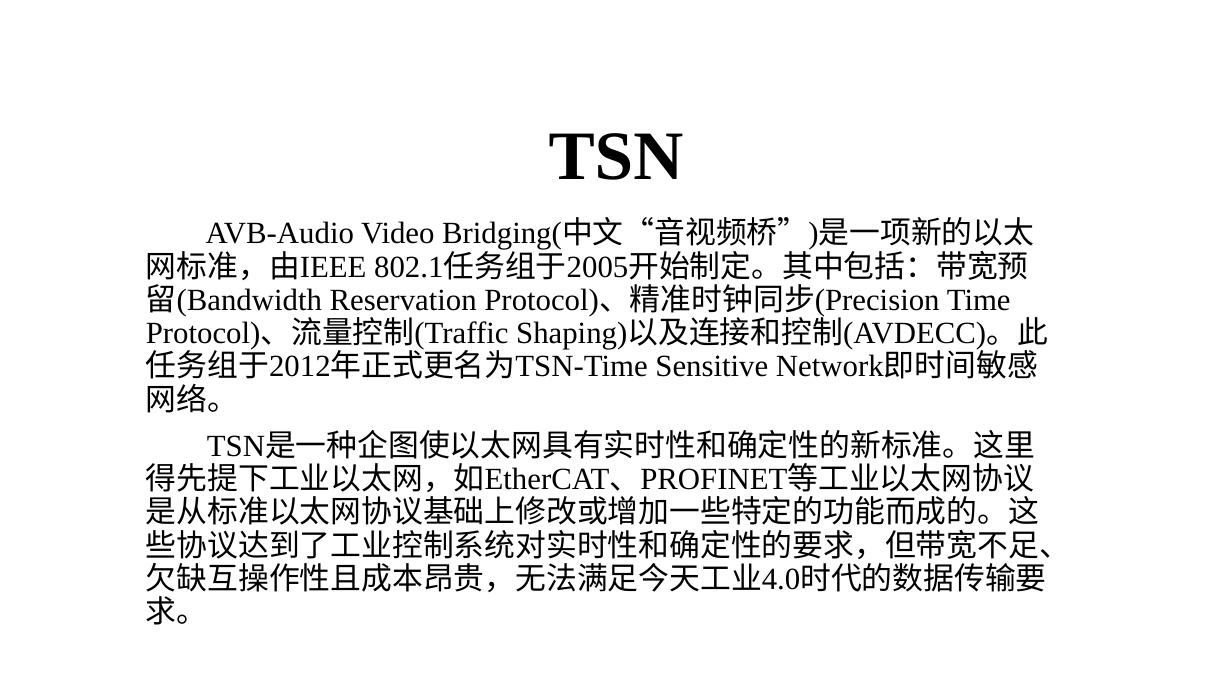
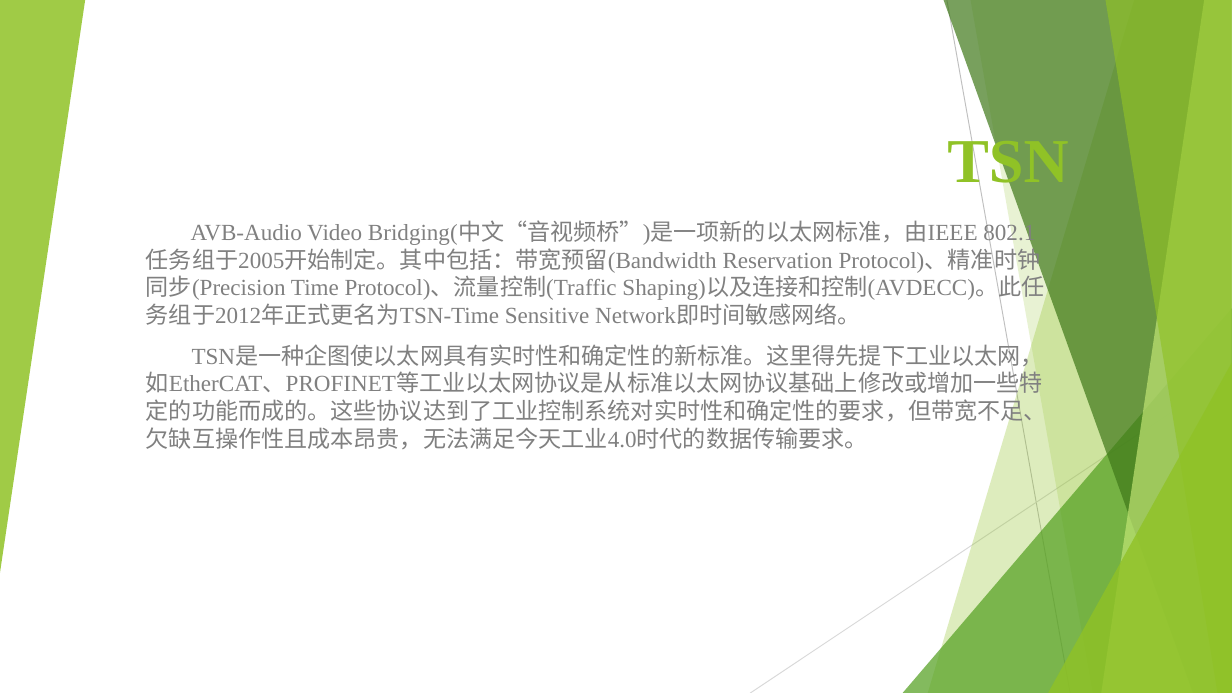
Before and after one commit to marinajacks/powerlink, a slide deck: slide 5 of 研究组会/组会PPT.pptx. Drawn at 1232x693 pixels with LibreOffice and Linux fonts; fonts in the diff are those of the drawing. Boxes give left, top, right and bottom in pixels: in the first picture for what was removed or moved away, otherwise in the second. Text is boxed around its words. In the diff, an @@ line names an element or a change of style, - is before the commit and + after.

Commit message:
修改论文相关

```diff
--- a/研究组会/组会PPT.pptx
+++ b/研究组会/组会PPT.pptx
@@ group added at [0,0,1232,693]: 5 freeform shapes, 3 triangles, 2 lines @@
@@ title "TSN" at [947,133,1068,194]: size 54 to 48.6 pt, text colour #000000 to #90C226; alignment centre to right; line spacing 0.9 to 1 @@
@@ subtitle "AVB-Audio Video Bridging(中文“音视频桥”)是一项新的以太网标准，由IEEE 802.1任务组于 ..." at [146,222,1047,449]: size 24 to 18 pt, text colour #000000 to #808080; line spacing 0.9 to 1 @@
```
Also in this commit, not shown: 4 other slides changed, 1 slide added, 1 slide removed, 1 other file.
